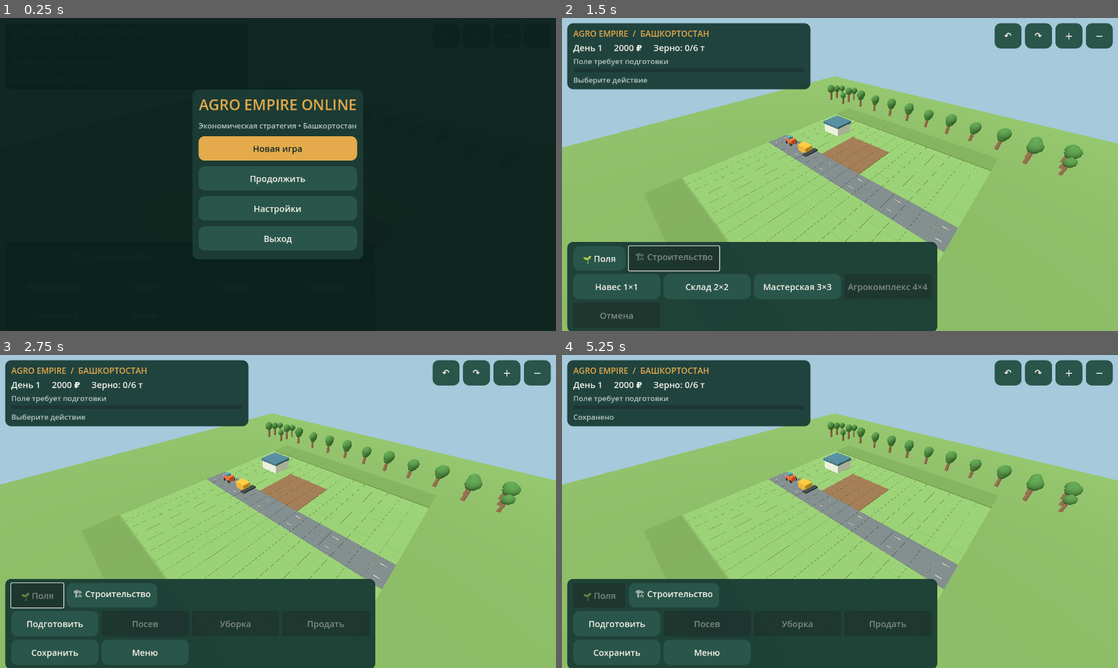
Above: before the commit, frames 1-4 (two rows, left to right).
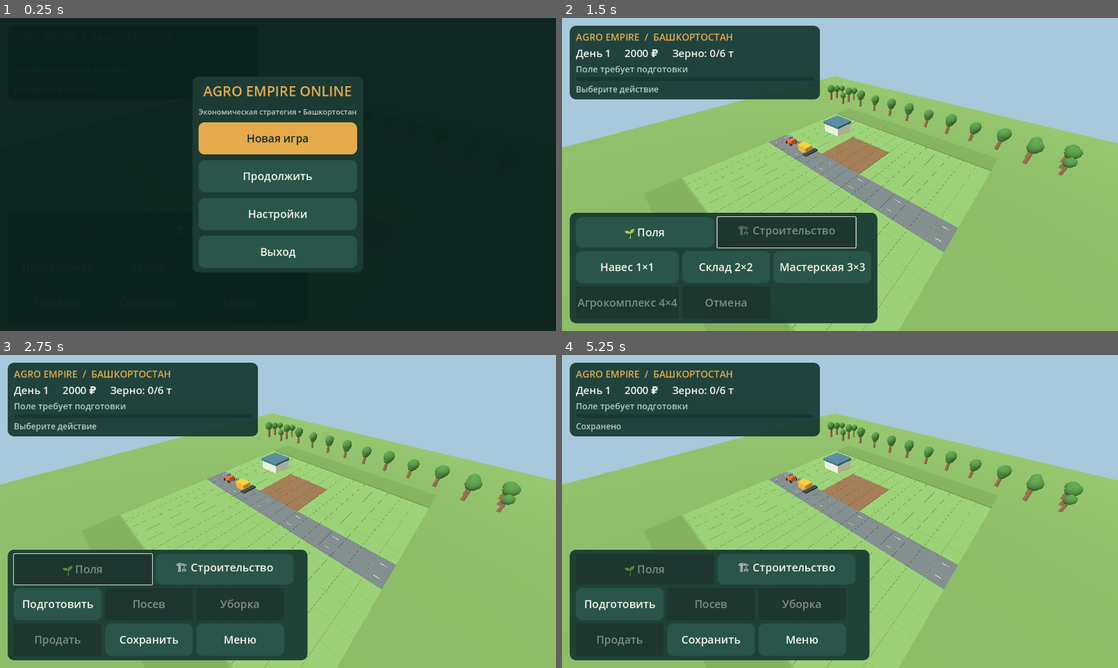
Above: after the commit, the same moments.

Repository: maillunex-lang/fermabash
Game: Godot game, scene res://scenes/Main.tscn
The game is run twice, just before and just after one commit, with the same random seed, the same clock (stepped at 60 frames per second) and the same inputs.
Inputs:
- Up to frame 1 (0.25 s): no input
- Up to frame 2 (1.5 s): click "Новая игра" at 0.5 s; click "🏗 Строительство" at 1.25 s
- Up to frame 3 (2.75 s): click "🌱 Поля" at 2 s
- Up to frame 4 (5.25 s): click "Подготовить" at 2.75 s; click "Сохранить" at 3.5 s; click "Меню" at 4.25 s; click "Новая игра" at 5 s

The runs differ from the first frame. In frame 1, 7.7% of the frame differs, in the area x 34-66%, y 18-82%; in frame 2, 19%; in frame 3, 20%, in the area x 0-100%, y 1-100%; in frame 4, 20%.

Commit message:
feat(android): remove camera buttons, enlarge touch targets and make HUD touch-transparent

Diff:
--- a/scripts/ui/game_ui.gd
+++ b/scripts/ui/game_ui.gd
@@ -14,7 +14,7 @@
 var main_root: Control
 var active_tab := "field"
 var tab_buttons: Dictionary = {}
-var camera_panel: HBoxContainer
+
 
 const BG := Color("132b28")
 const PANEL := Color("183a34",0.94)
@@ -26,6 +26,7 @@
  name = "GameUI"
  main_root = Control.new()
  main_root.set_anchors_and_offsets_preset(Control.PRESET_FULL_RECT)
+ main_root.mouse_filter = Control.MOUSE_FILTER_IGNORE
  add_child(main_root)
  _make_hud()
  _make_menu()
@@ -52,8 +53,8 @@
 func _button(parent: Node, label: String, action: String, primary := false) -> Button:
  var button := Button.new()
  button.text = label
- button.custom_minimum_size = Vector2(120,56)
- button.add_theme_font_size_override("font_size",20)
+ button.custom_minimum_size = Vector2(168,74)
+ button.add_theme_font_size_override("font_size",25)
  button.add_theme_color_override("font_color",BG if primary else TEXT)
  button.add_theme_stylebox_override("normal",_style(ACCENT if primary else Color("29554a")))
  button.add_theme_stylebox_override("hover",_style(Color("f0c476") if primary else Color("346b5b")))
@@ -65,25 +66,27 @@
 func _make_hud() -> void:
  info_panel = PanelContainer.new()
  info_panel.add_theme_stylebox_override("panel",_style(PANEL))
+ info_panel.mouse_filter = Control.MOUSE_FILTER_IGNORE
  main_root.add_child(info_panel)
  var info := VBoxContainer.new()
  info.add_theme_constant_override("separation",5)
  info_panel.add_child(info)
- var brand := _label("AGRO EMPIRE  /  БАШКОРТОСТАН",19,ACCENT)
+ var brand := _label("AGRO EMPIRE  /  БАШКОРТОСТАН",22,ACCENT)
  info.add_child(brand)
- stats = _label("",20)
+ stats = _label("",24)
  info.add_child(stats)
- task = _label("Хозяйство готово к работе",17,MUTED)
+ task = _label("Хозяйство готово к работе",20,MUTED)
  info.add_child(task)
  progress_bar = ProgressBar.new()
  progress_bar.custom_minimum_size.y = 9
  progress_bar.show_percentage = false
  progress_bar.value = 0
  info.add_child(progress_bar)
- message = _label("Выберите действие",17,MUTED)
+ message = _label("Выберите действие",19,MUTED)
  info.add_child(message)
  actions_panel = PanelContainer.new()
  actions_panel.add_theme_stylebox_override("panel",_style(PANEL))
+ actions_panel.mouse_filter = Control.MOUSE_FILTER_STOP
  main_root.add_child(actions_panel)
  var outer := VBoxContainer.new()
  outer.add_theme_constant_override("separation",8)
@@ -105,18 +108,12 @@
   ["Агрокомплекс 4×4","build_complex"],["Отмена","cancel_build"],["Сохранить","save"],["Меню","menu"]
  ]:
   action_buttons[entry[1]] = _button(flow,entry[0],entry[1])
- camera_panel = HBoxContainer.new()
- camera_panel.add_theme_constant_override("separation",8)
- main_root.add_child(camera_panel)
- _button(camera_panel,"↶","camera_left")
- _button(camera_panel,"↷","camera_right")
- _button(camera_panel,"＋","camera_in")
- _button(camera_panel,"－","camera_out")
  show_tab("field")
 
 func _make_menu() -> void:
  menu_overlay = ColorRect.new()
  menu_overlay.color = Color("0a201d",0.96)
+ menu_overlay.mouse_filter = Control.MOUSE_FILTER_STOP
  menu_overlay.set_anchors_and_offsets_preset(Control.PRESET_FULL_RECT)
  main_root.add_child(menu_overlay)
  var center := CenterContainer.new()
@@ -143,19 +140,21 @@
 
 func _layout() -> void:
  var viewport := get_viewport().get_visible_rect().size
- var compact := viewport.x < 900
- info_panel.position = Vector2(12,12)
- info_panel.size = Vector2(minf(viewport.x-24,560 if not compact else viewport.x-24),0)
- actions_panel.position = Vector2(12,viewport.y-(280 if compact else 205))
- actions_panel.size = Vector2(minf(viewport.x-24,510 if compact else 840),0)
+ var compact := viewport.x < 1050
+ var margin := 18.0
+ info_panel.position = Vector2(margin,margin)
+ info_panel.size = Vector2(minf(viewport.x * 0.45,580.0),0)
+ var width := minf(viewport.x-2.0*margin,690.0)
  var flow := actions_panel.get_child(0).get_child(1) as GridContainer
- flow.columns = 3 if compact else 4
+ flow.columns = 2 if compact else 3
+ var button_width := (width-64.0-float(flow.columns-1)*10.0)/float(flow.columns)
  for button in action_buttons.values():
-  button.custom_minimum_size = Vector2(maxf(100,(actions_panel.size.x-38)/float(flow.columns)),52 if compact else 58)
- camera_panel.position = Vector2(maxf(12,viewport.x-284),12)
- for button in camera_panel.get_children():
-  button.custom_minimum_size = Vector2(62,58)
- title_label.add_theme_font_size_override("font_size",26 if compact else 34)
+  button.custom_minimum_size = Vector2(button_width,74)
+ for button in tab_buttons.values():
+  button.custom_minimum_size = Vector2((width-54.0)/2.0,70)
+ actions_panel.size = Vector2(width,0)
+ actions_panel.position = Vector2(margin,viewport.y-actions_panel.get_combined_minimum_size().y-margin)
+ title_label.add_theme_font_size_override("font_size",32)
 
 func show_menu() -> void:
  menu_overlay.visible = true
@@ -183,5 +182,6 @@
  for action in action_buttons:
   var construction: bool = str(action).begins_with("build") or action == "cancel_build"
   action_buttons[action].visible = construction if tab == "construction" else not construction
+ _layout.call_deferred()
  for key in tab_buttons:
   tab_buttons[key].disabled = key == tab
